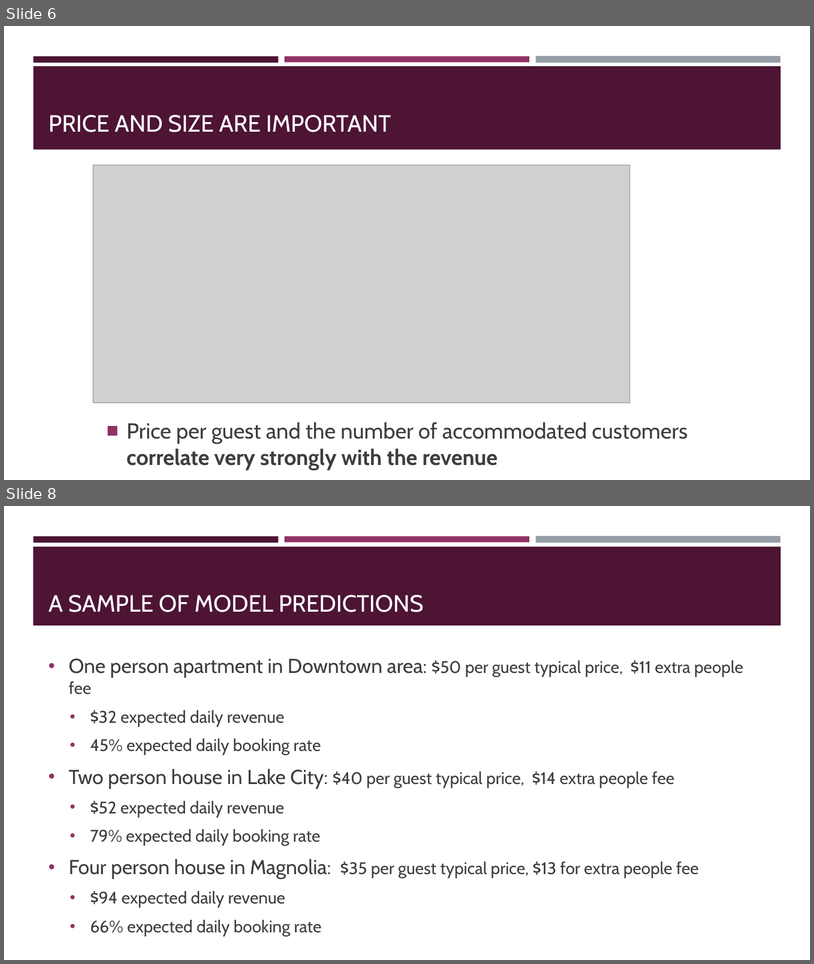
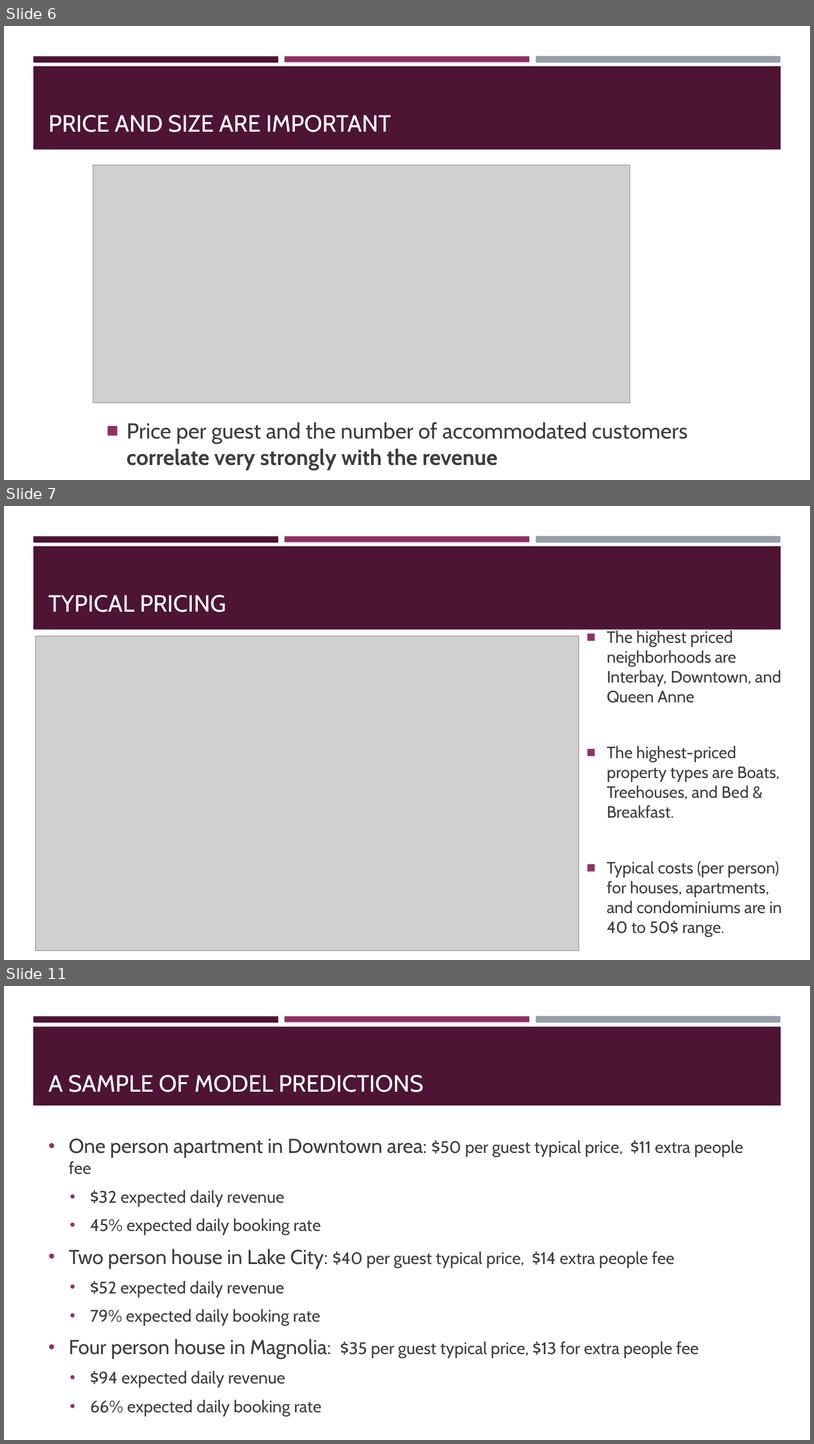
Before and after one commit to ivanovdmitri/Seattle_Airbnb_2017_DI, a slide deck: Seattle_Airbnb_2017_DI.pptx. Shown one above the other, each under a label of ours: slides 6 and 8 before the commit, slides 6, 7 and 11 after it; the slides between them are not shown. The pictures are 814x964 and 814x1444 pixels, drawn with LibreOffice and Linux fonts; fonts in the diff are those of the drawing; grey boxes stand for pictures. Boxes give left, top, right and bottom in pixels: in the first picture for what was removed or moved away, otherwise in the second. Text is boxed around its words. In the diff, an @@ line names an element or a change of style, - is before the commit and + after.

```diff
--- a/Seattle_Airbnb_2017_DI.pptx
+++ b/Seattle_Airbnb_2017_DI.pptx
@@ slide 7 added at <box>4,506,810,960</box>, background #FFFFFF; not listed: 4 template elements that a slide beside it also shows @@
@@ title added at <box>48,595,226,612</box>, 28 pt, text #FFFFFF @@
+TYPICAL PRICING
@@ picture added at <box>35,636,579,951</box> @@
@@ text added at <box>607,650,782,936</box>, 19.6 pt, text #3D3D3D @@
+■ The highest priced neighborhoods are Interbay, Downtown, and Queen Anne
+■ The highest-priced property types are Boats, Treehouses, and Bed & Breakfast.
+■ Typical costs (per person) for houses, apartments, and condominiums are in 40 to 50$ range.
@@ what was slide 8 is now slide 11 @@
```
Also in this commit, not shown: 2 slides changed, 2 other slides added, 1 other file.
